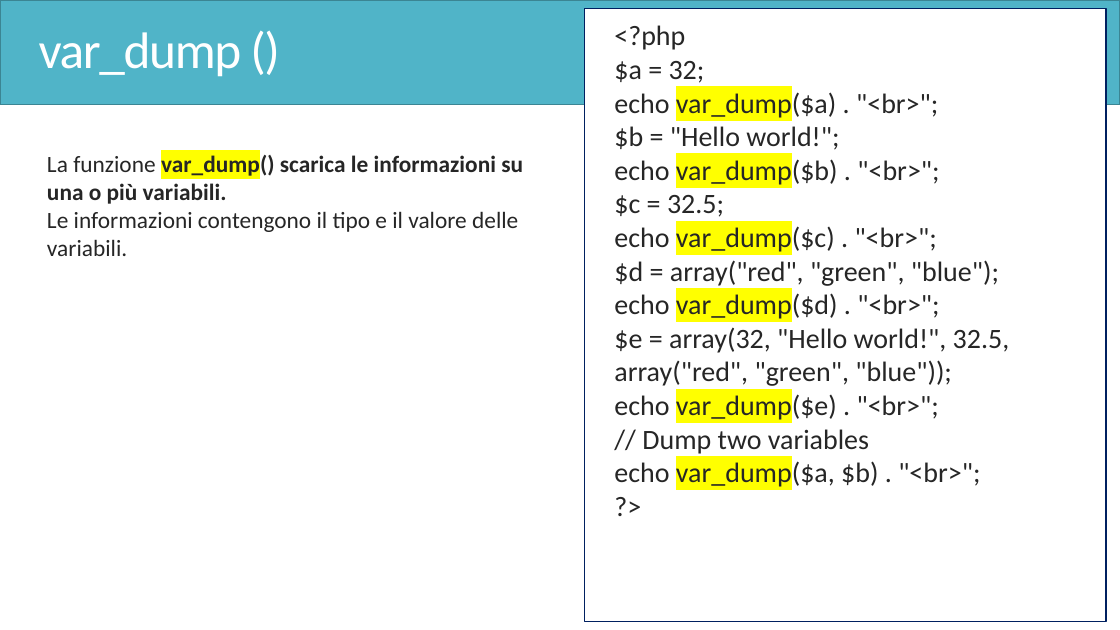
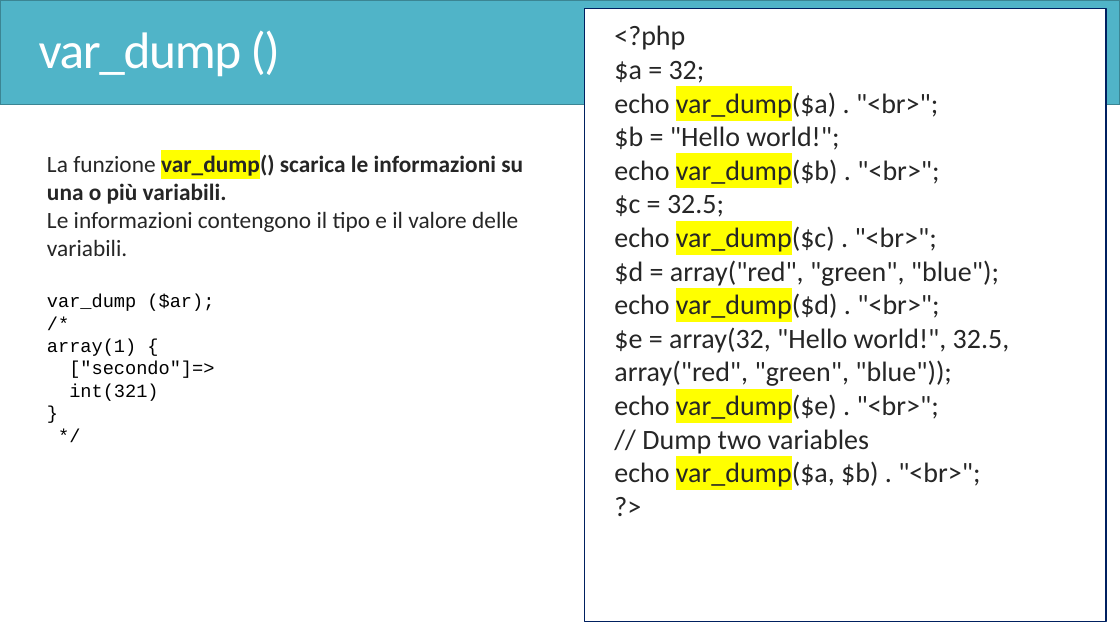
Before and after one commit to ingEnricoGiorgi/corso-magento-php, a slide deck: slide 175 of PHP.pptx. Drawn at 1120x630 pixels with LibreOffice and Linux fonts; fonts in the diff are those of the drawing. Boxes give left, top, right and bottom in pixels: in the first picture for what was removed or moved away, otherwise in the second. Text is boxed around its words. In the diff, an @@ line names an element or a change of style, - is before the commit and + after.

```diff
--- a/PHP.pptx
+++ b/PHP.pptx
@@ text at (x1=47, y1=294, x2=214, y2=401): paragraphs added @@
+  var_dump ($ar);
+  /*
+  array(1) {
+  ["secondo"]=>
+  int(321)
+  }
+  */
```
Also in this commit, not shown: 24 other slides changed, 2 other files.
